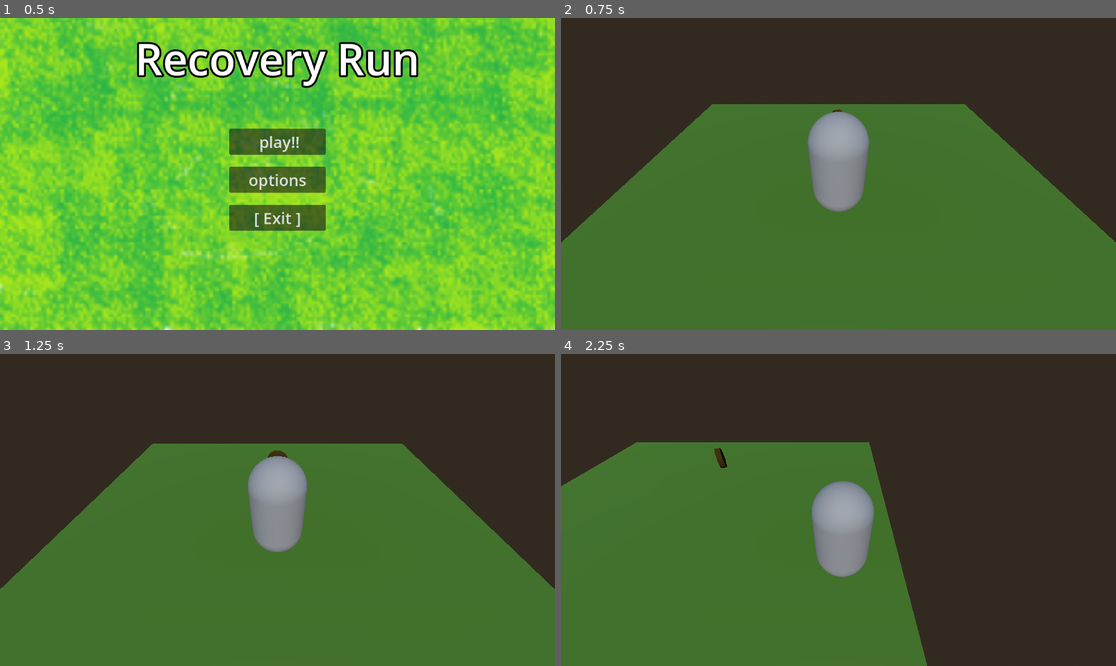
Above: before the commit, frames 1-4 (two rows, left to right).
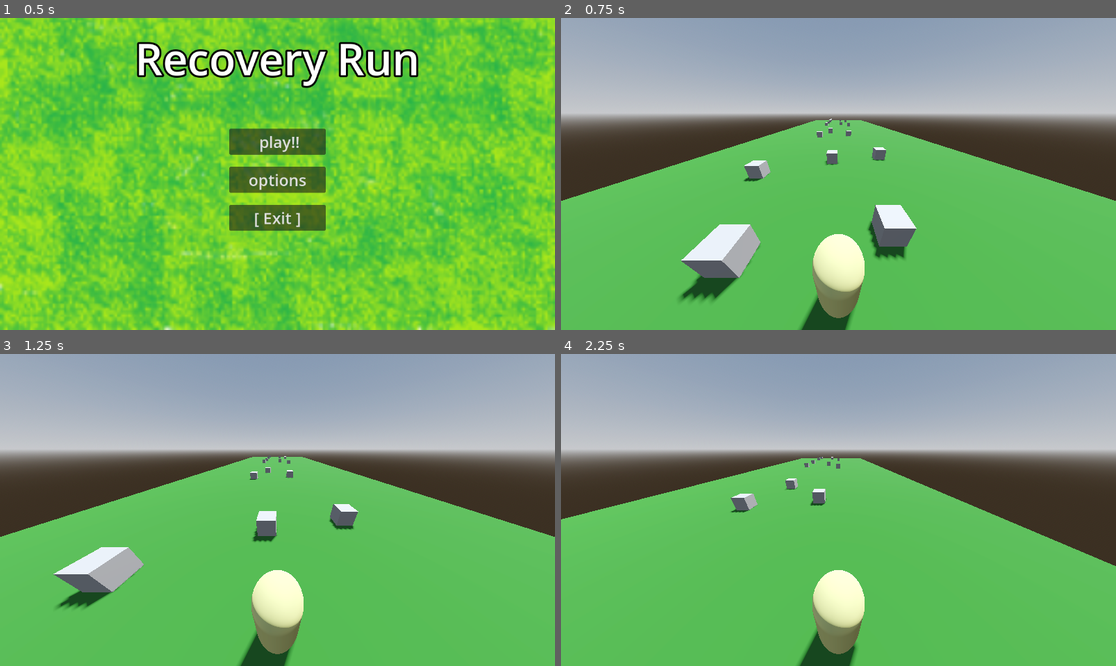
Above: after the commit, the same moments.

Repository: Adlardk/Game
Game: Godot game, scene res://start screen/main_menu2.0/main_menu.tscn
Same seed, same stepped clock (60 frames per second), same inputs: the game is played once before the commit and once after it.
Inputs:
- Up to frame 1 (0.5 s): no input
- Up to frame 2 (0.75 s): click "play!!" at 0.5 s
- Up to frame 3 (1.25 s): no input
- Up to frame 4 (2.25 s): tap Enter (ui_accept) at 1.25, 1.52 s; hold Right (ui_right) 1.28-2.03 s; hold Down (ui_down) from 2.03 s (still down)

Frame 1 is identical in both runs. In frame 2, 94% of the frame differs, in the area x 0-100%, y 0-100%; in frame 3, 94%; in frame 4, 93%.

Commit message:
infinite terrain

Diff:
--- a/Level/level_main.tscn
+++ b/Level/level_main.tscn
@@ -1,56 +1,51 @@
 [gd_scene load_steps=9 format=3 uid="uid://dfv27yv6w2k3h"]
 
-[ext_resource type="PackedScene" uid="uid://dw3gr0h68ev2m" path="res://character 9.47.28 AM 9.48.24 AM.tscn" id="1_l4nft"]
-[ext_resource type="PackedScene" uid="uid://no27b3arurrv" path="res://coin.tscn" id="2_hpdhb"]
+[ext_resource type="PackedScene" uid="uid://dqxklwmnnd1yf" path="res://terrain_controller.tscn" id="1_r5g4e"]
+[ext_resource type="Script" path="res://player.gd" id="2_n5ej8"]
 
-[sub_resource type="StandardMaterial3D" id="StandardMaterial3D_6u8gp"]
-albedo_color = Color(0.247059, 0.431373, 0.0745098, 1)
-roughness = 0.8
+[sub_resource type="ProceduralSkyMaterial" id="ProceduralSkyMaterial_hwgl5"]
+sky_horizon_color = Color(0.64625, 0.65575, 0.67075, 1)
+ground_horizon_color = Color(0.64625, 0.65575, 0.67075, 1)
 
-[sub_resource type="BoxMesh" id="BoxMesh_2tx6x"]
-material = SubResource("StandardMaterial3D_6u8gp")
-size = Vector3(10, 0.5, 10)
+[sub_resource type="Sky" id="Sky_20ous"]
+sky_material = SubResource("ProceduralSkyMaterial_hwgl5")
 
-[sub_resource type="BoxShape3D" id="BoxShape3D_w031t"]
-size = Vector3(10, 0.5, 10)
+[sub_resource type="Environment" id="Environment_vrg8q"]
+background_mode = 2
+sky = SubResource("Sky_20ous")
+tonemap_mode = 2
+glow_enabled = true
 
-[sub_resource type="ProceduralSkyMaterial" id="ProceduralSkyMaterial_r6ugv"]
-sky_top_color = Color(0.239216, 0.462745, 0.678431, 1)
-sky_horizon_color = Color(0.623529, 0.776471, 0.933333, 1)
-sky_curve = 0.0609191
-ground_horizon_color = Color(0.623529, 0.776471, 0.933333, 1)
-ground_curve = 0.00500002
+[sub_resource type="CapsuleShape3D" id="CapsuleShape3D_b3lnj"]
 
-[sub_resource type="Sky" id="Sky_3og2a"]
-sky_material = SubResource("ProceduralSkyMaterial_r6ugv")
+[sub_resource type="StandardMaterial3D" id="StandardMaterial3D_st2ct"]
+albedo_color = Color(0.713726, 0.709804, 0.443137, 1)
 
-[sub_resource type="Environment" id="Environment_7jepi"]
-background_mode = 2
-sky = SubResource("Sky_3og2a")
-ambient_light_color = Color(0.709804, 0.709804, 0.709804, 1)
-ambient_light_sky_contribution = 0.75
-ssr_enabled = true
+[sub_resource type="CapsuleMesh" id="CapsuleMesh_3u8ne"]
+material = SubResource("StandardMaterial3D_st2ct")
 
 [node name="Level_main" type="Node3D"]
 
-[node name="Floor" type="StaticBody3D" parent="."]
-transform = Transform3D(1, 0, 0, 0, 1, 0, 0, 0, 1, 0, -0.241557, 0)
-metadata/_edit_group_ = true
+[node name="WorldEnvironment" type="WorldEnvironment" parent="."]
+environment = SubResource("Environment_vrg8q")
 
-[node name="MeshInstance3D" type="MeshInstance3D" parent="Floor"]
-mesh = SubResource("BoxMesh_2tx6x")
+[node name="DirectionalLight3D" type="DirectionalLight3D" parent="."]
+transform = Transform3D(-0.866023, -0.433016, 0.250001, 0, 0.499998, 0.866027, -0.500003, 0.749999, -0.43301, 0, 0, 0)
+shadow_enabled = true
 
-[node name="CollisionShape3D" type="CollisionShape3D" parent="Floor"]
-shape = SubResource("BoxShape3D_w031t")
+[node name="Player" type="CharacterBody3D" parent="."]
+transform = Transform3D(1, 0, 0, 0, 1, 0, 0, 0, 1, 2.08165e-12, 1.1, 2.08165e-12)
+script = ExtResource("2_n5ej8")
 
-[node name="Sun_Light" type="DirectionalLight3D" parent="."]
-transform = Transform3D(1, 0, 0, 0, 0.720079, 0.693892, 0, -0.693892, 0.720079, 0, 7.31403, 6.65191)
+[node name="CollisionShape3D" type="CollisionShape3D" parent="Player"]
+shape = SubResource("CapsuleShape3D_b3lnj")
 
-[node name="Character" parent="." instance=ExtResource("1_l4nft")]
-transform = Transform3D(1, 0, 0, 0, 1, 0, 0, 0, 1, 0, 0.549559, 0)
+[node name="MeshInstance3D" type="MeshInstance3D" parent="Player"]
+mesh = SubResource("CapsuleMesh_3u8ne")
+skeleton = NodePath("../CollisionShape3D")
 
-[node name="WorldEnvironment" type="WorldEnvironment" parent="."]
-environment = SubResource("Environment_7jepi")
+[node name="Camera3D" type="Camera3D" parent="Player"]
+transform = Transform3D(1, 0, 0, 0, 0.876357, 0.481662, 0, -0.481662, 0.876357, 0, 3.06233, 1.05581)
+fov = 109.2
 
-[node name="Coin" parent="." instance=ExtResource("2_hpdhb")]
-transform = Transform3D(1, 0, 0, 0, 1, 0, 0, 0, 1, 0, 0.658338, -2.39591)
+[node name="TerrainController" parent="." instance=ExtResource("1_r5g4e")]
--- a/Terrain_Blocks/terrain_0.tscn
+++ b/Terrain_Blocks/terrain_0.tscn
@@ -1,6 +1,10 @@
-[gd_scene load_steps=5 format=3 uid="uid://dw7sdtquh5rvx"]
+[gd_scene load_steps=6 format=3 uid="uid://dw7sdtquh5rvx"]
+
+[sub_resource type="StandardMaterial3D" id="StandardMaterial3D_dufat"]
+albedo_color = Color(0.160784, 0.380392, 0.121569, 1)
 
 [sub_resource type="PlaneMesh" id="PlaneMesh_kep6v"]
+material = SubResource("StandardMaterial3D_dufat")
 size = Vector2(30, 20)
 
 [sub_resource type="ConcavePolygonShape3D" id="ConcavePolygonShape3D_lb6e8"]
@@ -11,12 +15,14 @@
 [sub_resource type="BoxMesh" id="BoxMesh_8g6eo"]
 
 [node name="Terrain_0" type="MeshInstance3D"]
-transform = Transform3D(1, 0, 0, 0, 1, 0, 0, 0, 1, 0, 0, -7.46994)
+transform = Transform3D(1, 0, 0, 0, 1, 0, 0, 0, 1, 0, 0, -6.79662)
 mesh = SubResource("PlaneMesh_kep6v")
 
 [node name="StaticBody3D" type="StaticBody3D" parent="."]
+transform = Transform3D(1, 0, 0, 0, 1, 0, 0, 0, 1, 0, 0, 0.49386)
 
 [node name="CollisionShape3D" type="CollisionShape3D" parent="StaticBody3D"]
+transform = Transform3D(1, 0, 0, 0, 1, 0, 0, 0, 1, 0, 0, -0.483753)
 shape = SubResource("ConcavePolygonShape3D_lb6e8")
 
 [node name="Block_0" type="StaticBody3D" parent="."]
--- a/Terrain_Blocks/terrain_1.tscn
+++ b/Terrain_Blocks/terrain_1.tscn
@@ -1,6 +1,10 @@
-[gd_scene load_steps=5 format=3 uid="uid://s5p4pcy6onjw"]
+[gd_scene load_steps=6 format=3 uid="uid://s5p4pcy6onjw"]
+
+[sub_resource type="StandardMaterial3D" id="StandardMaterial3D_c3tf0"]
+albedo_color = Color(0.160784, 0.380392, 0.121569, 1)
 
 [sub_resource type="PlaneMesh" id="PlaneMesh_kep6v"]
+material = SubResource("StandardMaterial3D_c3tf0")
 size = Vector2(30, 20)
 
 [sub_resource type="ConcavePolygonShape3D" id="ConcavePolygonShape3D_lb6e8"]
@@ -11,10 +15,11 @@
 [sub_resource type="BoxMesh" id="BoxMesh_8g6eo"]
 
 [node name="Terrain_0" type="MeshInstance3D"]
-transform = Transform3D(1, 0, 0, 0, 1, 0, 0, 0, 1, 0, 0, -7.46994)
+transform = Transform3D(1, 0, 0, 0, 1, 0, 0, 0, 1, 0, 0, -7.15159)
 mesh = SubResource("PlaneMesh_kep6v")
 
 [node name="StaticBody3D" type="StaticBody3D" parent="."]
+transform = Transform3D(1, 0, 0, 0, 1, 0, 0, 0, 1, 0, 0, 0.326629)
 
 [node name="CollisionShape3D" type="CollisionShape3D" parent="StaticBody3D"]
 shape = SubResource("ConcavePolygonShape3D_lb6e8")
@@ -23,9 +28,11 @@
 transform = Transform3D(1, 0, 0, 0, 1, 0, 0, 0, 1, -0.936031, 0.5, 5.81929)
 
 [node name="CollisionShape3D" type="CollisionShape3D" parent="Block_0"]
+transform = Transform3D(1, 0, 0, 0, 1, 0, 0, 0, 1, 0.190263, 0, -2.74131)
 shape = SubResource("BoxShape3D_k261n")
 
 [node name="MeshInstance3D" type="MeshInstance3D" parent="Block_0"]
+transform = Transform3D(1, 0, 0, 0, 1, 0, 0, 0, 1, 0.169202, -2.38419e-07, -2.79656)
 mesh = SubResource("BoxMesh_8g6eo")
 
 [node name="Block_1" type="StaticBody3D" parent="."]
@@ -41,10 +48,11 @@
 transform = Transform3D(1, 0, 0, 0, 1, 0, 0, 0, 1, 2.87465, 0.5, 4.16469)
 
 [node name="CollisionShape3D" type="CollisionShape3D" parent="Block_2"]
+transform = Transform3D(1, 0, 0, 0, 1, 0, 0, 0, 1, 1.24764, 2.38419e-07, -7.55703)
 shape = SubResource("BoxShape3D_k261n")
 
 [node name="MeshInstance3D" type="MeshInstance3D" parent="Block_2"]
-transform = Transform3D(1, 0, 0, 0, 1, 0, 0, 0, 1, -1.43602, 0, -2.95411)
+transform = Transform3D(1, 0, 0, 0, 1, 0, 0, 0, 1, 1.1572, 0, -7.45852)
 mesh = SubResource("BoxMesh_8g6eo")
 
 [node name="Block_3" type="StaticBody3D" parent="."]
--- a/Terrain_Blocks/terrain_2.tscn
+++ b/Terrain_Blocks/terrain_2.tscn
@@ -1,6 +1,10 @@
-[gd_scene load_steps=5 format=3 uid="uid://bv3bs701qidu6"]
+[gd_scene load_steps=6 format=3 uid="uid://bv3bs701qidu6"]
+
+[sub_resource type="StandardMaterial3D" id="StandardMaterial3D_gxqyn"]
+albedo_color = Color(0.160784, 0.380392, 0.121569, 1)
 
 [sub_resource type="PlaneMesh" id="PlaneMesh_kep6v"]
+material = SubResource("StandardMaterial3D_gxqyn")
 size = Vector2(30, 20)
 
 [sub_resource type="ConcavePolygonShape3D" id="ConcavePolygonShape3D_lb6e8"]
@@ -11,10 +15,11 @@
 [sub_resource type="BoxMesh" id="BoxMesh_8g6eo"]
 
 [node name="Terrain_0" type="MeshInstance3D"]
-transform = Transform3D(1, 0, 0, 0, 1, 0, 0, 0, 1, 0, 0, -7.46994)
+transform = Transform3D(1, 0, 0, 0, 1, 0, 0, 0, 1, 0, 0, -7.07945)
 mesh = SubResource("PlaneMesh_kep6v")
 
 [node name="StaticBody3D" type="StaticBody3D" parent="."]
+transform = Transform3D(1, 0, 0, 0, 1, 0, 0, 0, 1, 0, 0, 0.668289)
 
 [node name="CollisionShape3D" type="CollisionShape3D" parent="StaticBody3D"]
 shape = SubResource("ConcavePolygonShape3D_lb6e8")
@@ -32,18 +37,22 @@
 transform = Transform3D(1, 0, 0, 0, 1, 0, 0, 0, 1, -0.348367, 0.5, 5.08432)
 
 [node name="CollisionShape3D" type="CollisionShape3D" parent="Block_1"]
+transform = Transform3D(1, 0, 0, 0, 1, 0, 0, 0, 1, 4.00458, 0, -0.316725)
 shape = SubResource("BoxShape3D_k261n")
 
 [node name="MeshInstance3D" type="MeshInstance3D" parent="Block_1"]
+transform = Transform3D(1, 0, 0, 0, 1, 0, 0, 0, 1, 1.30444, 0, -5.33039)
 mesh = SubResource("BoxMesh_8g6eo")
 
 [node name="Block_2" type="StaticBody3D" parent="."]
 transform = Transform3D(1, 0, 0, 0, 1, 0, 0, 0, 1, 3.62696, 0.5, -0.117196)
 
 [node name="CollisionShape3D" type="CollisionShape3D" parent="Block_2"]
+transform = Transform3D(1, 0, 0, 0, 1, 0, 0, 0, 1, -2.70526, 0, -0.0865879)
 shape = SubResource("BoxShape3D_k261n")
 
 [node name="MeshInstance3D" type="MeshInstance3D" parent="Block_2"]
+transform = Transform3D(1, 0, 0, 0, 1, 0, 0, 0, 1, 0.0725756, 0, 4.87587)
 mesh = SubResource("BoxMesh_8g6eo")
 
 [node name="Block_3" type="StaticBody3D" parent="."]
--- a/Terrain_Blocks/terrain_3.tscn
+++ b/Terrain_Blocks/terrain_3.tscn
@@ -1,6 +1,10 @@
-[gd_scene load_steps=5 format=3 uid="uid://cllfgd7p8r5bk"]
+[gd_scene load_steps=6 format=3 uid="uid://cllfgd7p8r5bk"]
+
+[sub_resource type="StandardMaterial3D" id="StandardMaterial3D_e5o20"]
+albedo_color = Color(0.160784, 0.380392, 0.121569, 1)
 
 [sub_resource type="PlaneMesh" id="PlaneMesh_kep6v"]
+material = SubResource("StandardMaterial3D_e5o20")
 size = Vector2(30, 20)
 
 [sub_resource type="ConcavePolygonShape3D" id="ConcavePolygonShape3D_lb6e8"]
@@ -11,10 +15,11 @@
 [sub_resource type="BoxMesh" id="BoxMesh_8g6eo"]
 
 [node name="Terrain_0" type="MeshInstance3D"]
-transform = Transform3D(1, 0, 0, 0, 1, 0, 0, 0, 1, 0, 0, -7.46994)
+transform = Transform3D(1, 0, 0, 0, 1, 0, 0, 0, 1, 0, 0, -7.0476)
 mesh = SubResource("PlaneMesh_kep6v")
 
 [node name="StaticBody3D" type="StaticBody3D" parent="."]
+transform = Transform3D(1, 0, 0, 0, 1, 0, 0, 0, 1, 0, 0, 0.169944)
 
 [node name="CollisionShape3D" type="CollisionShape3D" parent="StaticBody3D"]
 shape = SubResource("ConcavePolygonShape3D_lb6e8")
@@ -23,9 +28,11 @@
 transform = Transform3D(1, 0, 0, 0, 1, 0, 0, 0, 1, -1.30217, 0.5, 3.09316)
 
 [node name="CollisionShape3D" type="CollisionShape3D" parent="Block_0"]
+transform = Transform3D(1, 0, 0, 0, 1, 0, 0, 0, 1, 0.739884, 0, -4.06412)
 shape = SubResource("BoxShape3D_k261n")
 
 [node name="MeshInstance3D" type="MeshInstance3D" parent="Block_0"]
+transform = Transform3D(1, 0, 0, 0, 1, 0, 0, 0, 1, 0.72819, 0, -4.13721)
 mesh = SubResource("BoxMesh_8g6eo")
 
 [node name="Block_1" type="StaticBody3D" parent="."]
@@ -50,16 +57,19 @@
 transform = Transform3D(1, 0, 0, 0, 1, 0, 0, 0, 1, 1.12227, 0.5, 7.33136)
 
 [node name="CollisionShape3D" type="CollisionShape3D" parent="Block_3"]
+transform = Transform3D(1, 0, 0, 0, 1, 0, 0, 0, 1, 0.825738, 0, -0.974422)
 shape = SubResource("BoxShape3D_k261n")
 
 [node name="MeshInstance3D" type="MeshInstance3D" parent="Block_3"]
+transform = Transform3D(1, 0, 0, 0, 1, 0, 0, 0, 1, 0.822437, 0, -0.998349)
 mesh = SubResource("BoxMesh_8g6eo")
 
 [node name="Block_4" type="StaticBody3D" parent="."]
-transform = Transform3D(1, 0, 0, 0, 1, 0, 0, 0, 1, -1.59041, 0.5, 7.4224)
+transform = Transform3D(1, 0, 0, 0, 1, 0, 0, 0, 1, -3.3442, 0.5, 7.23219)
 
 [node name="CollisionShape3D" type="CollisionShape3D" parent="Block_4"]
 shape = SubResource("BoxShape3D_k261n")
 
 [node name="MeshInstance3D" type="MeshInstance3D" parent="Block_4"]
+transform = Transform3D(1, 0, 0, 0, 1, 0, 0, 0, 1, -0.00967371, 0, -0.0284762)
 mesh = SubResource("BoxMesh_8g6eo")
--- a/Terrain_Blocks/terrain_4.tscn
+++ b/Terrain_Blocks/terrain_4.tscn
@@ -1,6 +1,10 @@
-[gd_scene load_steps=5 format=3 uid="uid://g5t44e8gcyp6"]
+[gd_scene load_steps=6 format=3 uid="uid://g5t44e8gcyp6"]
+
+[sub_resource type="StandardMaterial3D" id="StandardMaterial3D_i1a3e"]
+albedo_color = Color(0.160784, 0.380392, 0.121569, 1)
 
 [sub_resource type="PlaneMesh" id="PlaneMesh_kep6v"]
+material = SubResource("StandardMaterial3D_i1a3e")
 size = Vector2(30, 20)
 
 [sub_resource type="ConcavePolygonShape3D" id="ConcavePolygonShape3D_lb6e8"]
@@ -11,21 +15,24 @@
 [sub_resource type="BoxMesh" id="BoxMesh_8g6eo"]
 
 [node name="Terrain_0" type="MeshInstance3D"]
-transform = Transform3D(1, 0, 0, 0, 1, 0, 0, 0, 1, 0, 0, -7.46994)
+transform = Transform3D(1, 0, 0, 0, 1, 0, 0, 0, 1, 0, 0, -7.24323)
 mesh = SubResource("PlaneMesh_kep6v")
 
 [node name="StaticBody3D" type="StaticBody3D" parent="."]
+transform = Transform3D(1, 0, 0, 0, 1, 0, 0, 0, 1, 0, 0, 0.117293)
 
 [node name="CollisionShape3D" type="CollisionShape3D" parent="StaticBody3D"]
 shape = SubResource("ConcavePolygonShape3D_lb6e8")
 
 [node name="Block_0" type="StaticBody3D" parent="."]
-transform = Transform3D(1, 0, 0, 0, 1, 0, 0, 0, 1, -1.80703, 0.5, 7.51943)
+transform = Transform3D(1, 0, 0, 0, 1, 0, 0, 0, 1, -2.4919, 0.5, 6.93208)
 
 [node name="CollisionShape3D" type="CollisionShape3D" parent="Block_0"]
+transform = Transform3D(1, 0, 0, 0, 1, 0, 0, 0, 1, -1.12908, 0, -0.889697)
 shape = SubResource("BoxShape3D_k261n")
 
 [node name="MeshInstance3D" type="MeshInstance3D" parent="Block_0"]
+transform = Transform3D(1, 0, 0, 0, 1, 0, 0, 0, 1, -1.20274, 0, -0.938392)
 mesh = SubResource("BoxMesh_8g6eo")
 
 [node name="Block_1" type="StaticBody3D" parent="."]
--- a/player.gd
+++ b/player.gd
@@ -17,3 +17,8 @@
 		velocity.x = move_toward(velocity.x, 0, SPEED)
 
 	move_and_slide()
+
+	var collision = get_last_slide_collision()
+	if collision:
+		print("Collided with: ", collision.get_collider())
+		get_tree().quit()
--- a/terrain_controller.tscn
+++ b/terrain_controller.tscn
@@ -1,3 +1,6 @@
-[gd_scene format=3 uid="uid://dqxklwmnnd1yf"]
+[gd_scene load_steps=2 format=3 uid="uid://dqxklwmnnd1yf"]
+
+[ext_resource type="Script" path="res://terrain_controller.gd" id="1_bgrtk"]
 
 [node name="TerrainController" type="Node3D"]
+script = ExtResource("1_bgrtk")
--- a/world.tscn
+++ b/world.tscn
@@ -25,30 +25,21 @@
 [node name="WorldEnvironment" type="WorldEnvironment" parent="."]
 environment = SubResource("Environment_nvigw")
 
-[node name="DirectionalLight3D" type="DirectionalLight3D" parent="."]
+[node name="DirectionalLight3D1" type="DirectionalLight3D" parent="."]
 transform = Transform3D(-0.866023, -0.433016, 0.250001, 0, 0.499998, 0.866027, -0.500003, 0.749999, -0.43301, 0, 1.25142, 0)
 shadow_enabled = true
 
-[node name="Player" type="CharacterBody3D" parent="."]
+[node name="Player1" type="CharacterBody3D" parent="."]
 transform = Transform3D(1, 0, 0, 0, 1, 0, 0, 0, 1, 2.08165e-12, 1.1, 2.08165e-12)
 script = ExtResource("1_wdtmh")
 
-[node name="CollisionShape3D" type="CollisionShape3D" parent="Player"]
+[node name="CollisionShape3D1" type="CollisionShape3D" parent="Player1"]
 shape = SubResource("CapsuleShape3D_8fuf1")
 
-[node name="MeshInstance3D" type="MeshInstance3D" parent="Player"]
+[node name="MeshInstance3D1" type="MeshInstance3D" parent="Player1"]
 mesh = SubResource("CapsuleMesh_c063k")
 
-[node name="Camera3D" type="Camera3D" parent="Player"]
+[node name="Camera3D1" type="Camera3D" parent="Player1"]
+transform = Transform3D(1, 0, 0, 0, 0.89272, 0.450613, 0, -0.450613, 0.89272, 0, 3.04336, 3.44863)
 
-[node name="Camera_Controller" type="Node3D" parent="Player/Camera3D"]
-top_level = true
-
-[node name="Camera_Target" type="Node3D" parent="Player/Camera3D/Camera_Controller"]
-transform = Transform3D(1, 0, 0, 0, 0.818371, 0.574691, 0, -0.574691, 0.818371, 0, 4.48224, 3.93667)
-
-[node name="Camera3D" type="Camera3D" parent="Player/Camera3D/Camera_Controller/Camera_Target"]
-transform = Transform3D(1, 0, 0, 0, 0.973655, 0.228028, 0, -0.228028, 0.973655, 0, 2.0458, 0.301684)
-current = true
-
-[node name="TerrainController" parent="." instance=ExtResource("3_wx8hf")]
+[node name="TerrainController1" parent="." instance=ExtResource("3_wx8hf")]
Not shown: 1 places in world.tscn that only renumber resources
